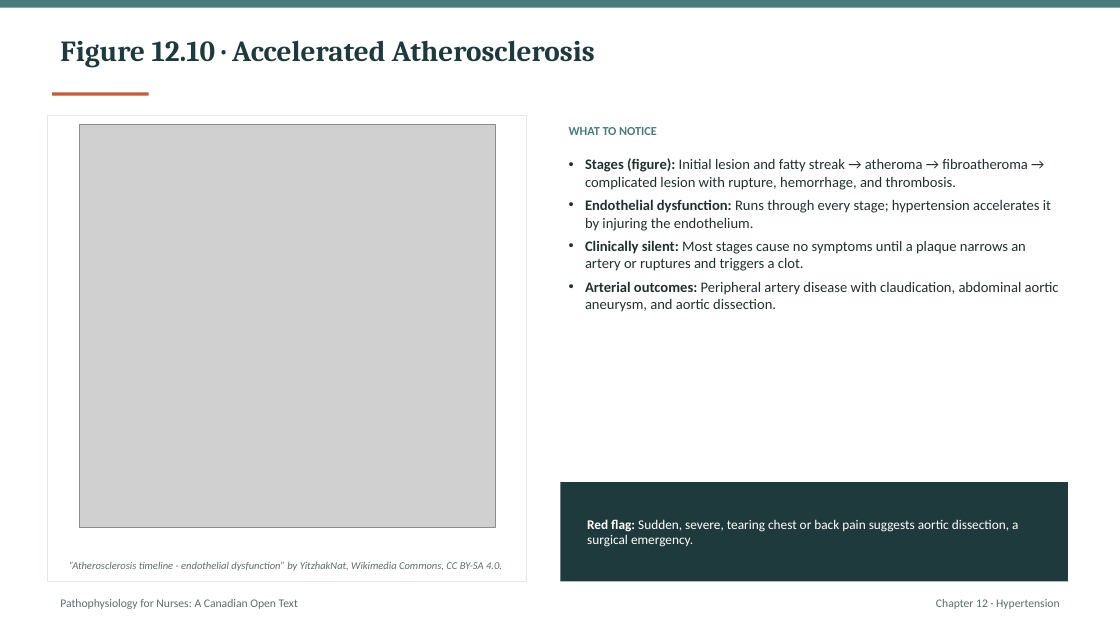
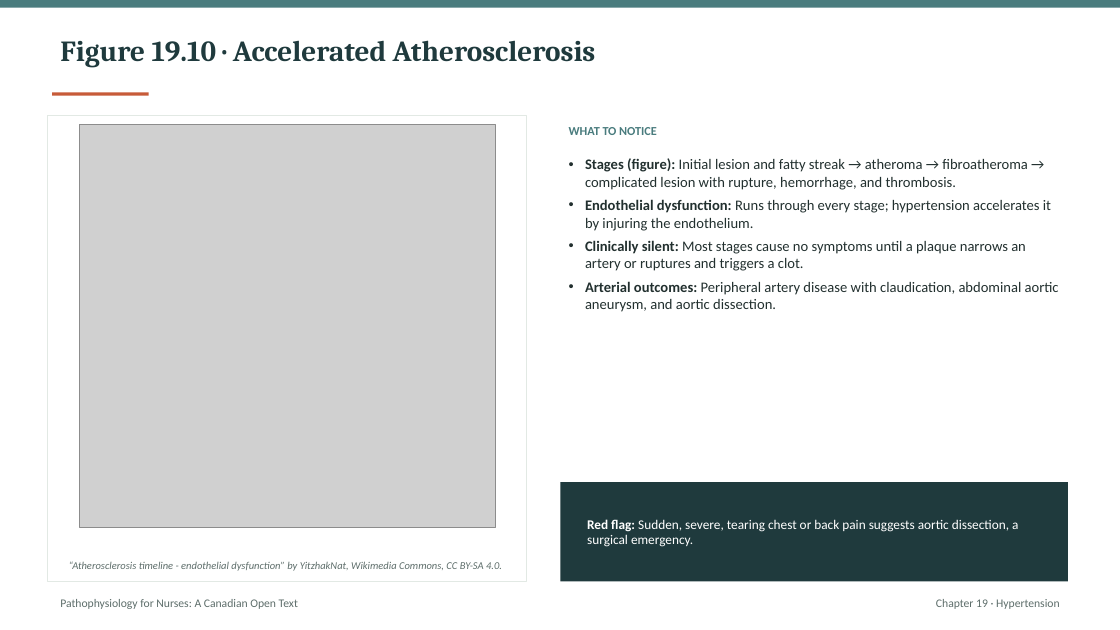
Before and after one commit to andrewleenl/opensourcenursing, a slide deck: slide 24 of Ch19_Hypertension_Lecture_Presentation.pptx. Drawn at 1120x630 pixels with LibreOffice and Linux fonts; fonts in the diff are those of the drawing; grey boxes stand for pictures. Boxes give left, top, right and bottom in pixels: in the first picture for what was removed or moved away, otherwise in the second. Text is boxed around its words. In the diff, an @@ line names an element or a change of style, - is before the commit and + after.

```diff
--- a/Ch19_Hypertension_Lecture_Presentation.pptx
+++ b/Ch19_Hypertension_Lecture_Presentation.pptx
@@ text at box(60, 40, 596, 68): text changed @@
-Figure 12.10 · Accelerated Atherosclerosis
+Figure 19.10 · Accelerated Atherosclerosis
@@ text at box(936, 599, 1060, 609): text changed @@
-Chapter 12 · Hypertension
+Chapter 19 · Hypertension
```
Also in this commit, not shown: 40 other slides changed, 3 other files.
